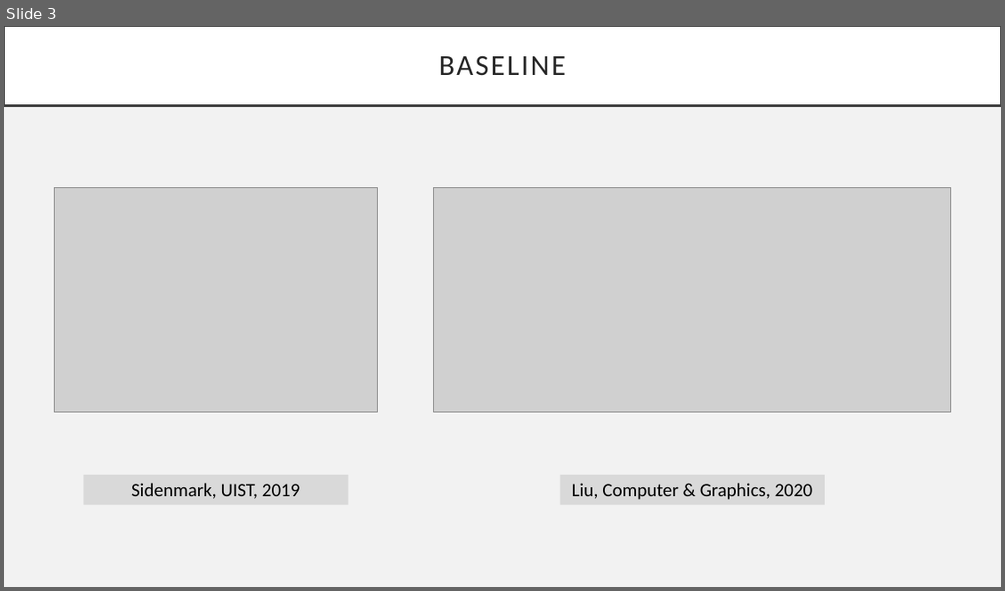
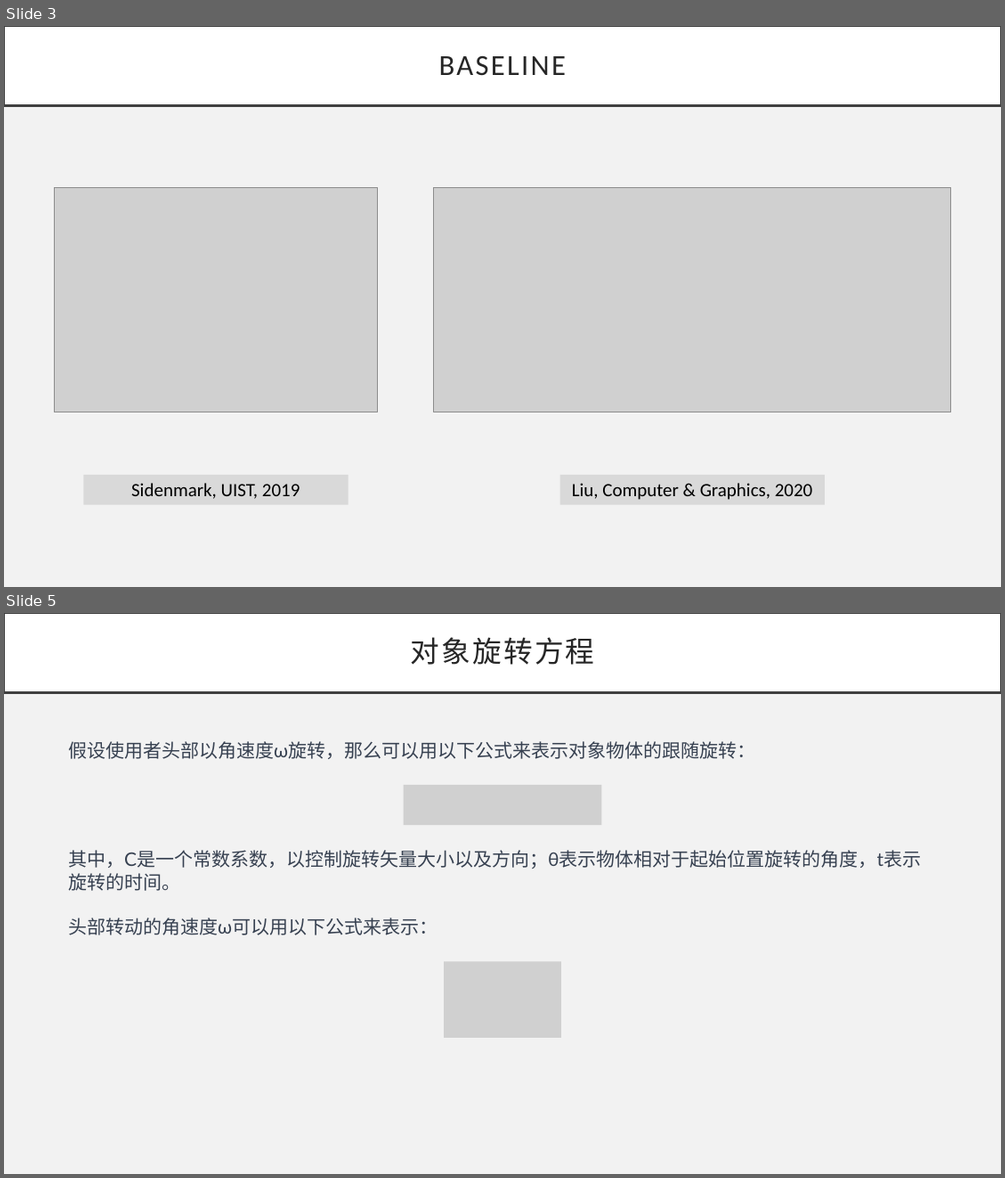
Before and after one commit to lorenz-liu/gaze-dominant-manipulation, a slide deck: PAPERWORK/组会PPT/第一次组会.pptx. Shown one above the other, each under a label of ours: slide 3 before the commit, slides 3 and 5 after it; the slides between them are not shown. The pictures are 1005x591 and 1005x1178 pixels, drawn with LibreOffice and Linux fonts; fonts in the diff are those of the drawing; grey boxes stand for pictures. Boxes give left, top, right and bottom in pixels: in the first picture for what was removed or moved away, otherwise in the second. Text is boxed around its words. In the diff, an @@ line names an element or a change of style, - is before the commit and + after.

```diff
--- a/PAPERWORK/组会PPT/第一次组会.pptx
+++ b/PAPERWORK/组会PPT/第一次组会.pptx
@@ slide 5 added at (4, 613, 1001, 1174), background #F2F2F2 @@
@@ title added at (4, 613, 1001, 693), fill #FFFFFF, outline #404040 2.5 pt, 28 pt, text #262626 @@
+对象旋转方程
@@ text added at (68, 741, 755, 759), 18 pt, text #374151 @@
+假设使用者头部以角速度ω旋转，那么可以用以下公式来表示对象物体的跟随旋转：
@@ picture added at (404, 785, 601, 826) @@
@@ text added at (68, 850, 921, 935), 18 pt, text #374151 @@
+其中，C是一个常数系数，以控制旋转矢量大小以及方向；θ表示物体相对于起始位置旋转的角度，t表示旋转的时间。
+头部转动的角速度ω可以用以下公式来表示：
@@ picture added at (444, 962, 561, 1038) @@
```
Also in this commit, not shown: 3 slides changed, 1 other slide added.
